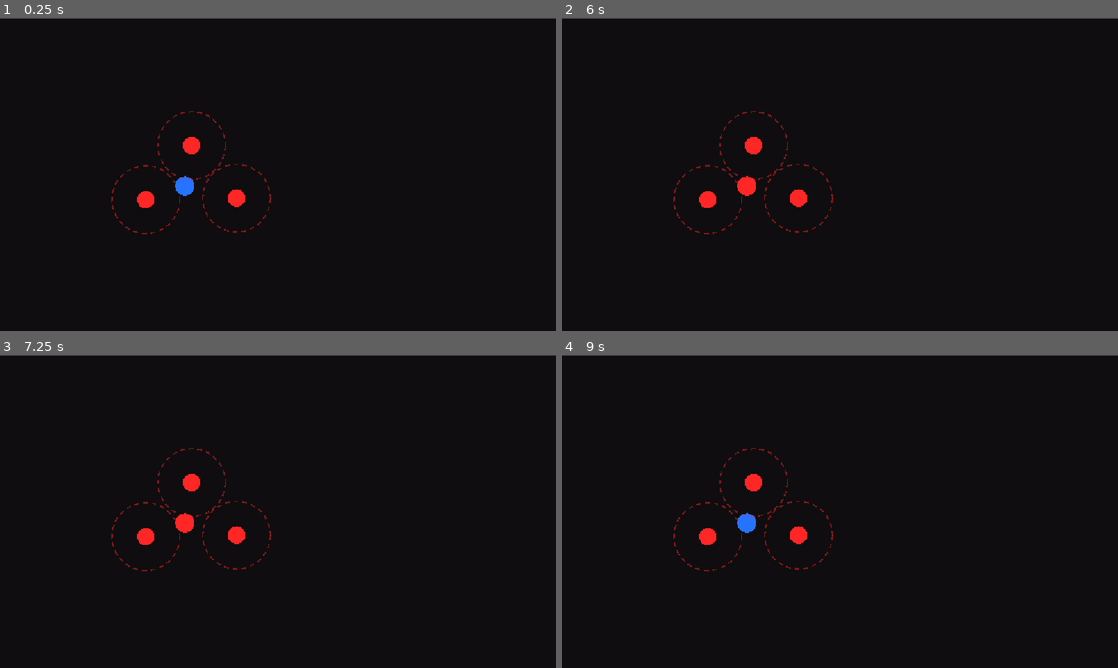
Above: before the commit, frames 1-4 (two rows, left to right).
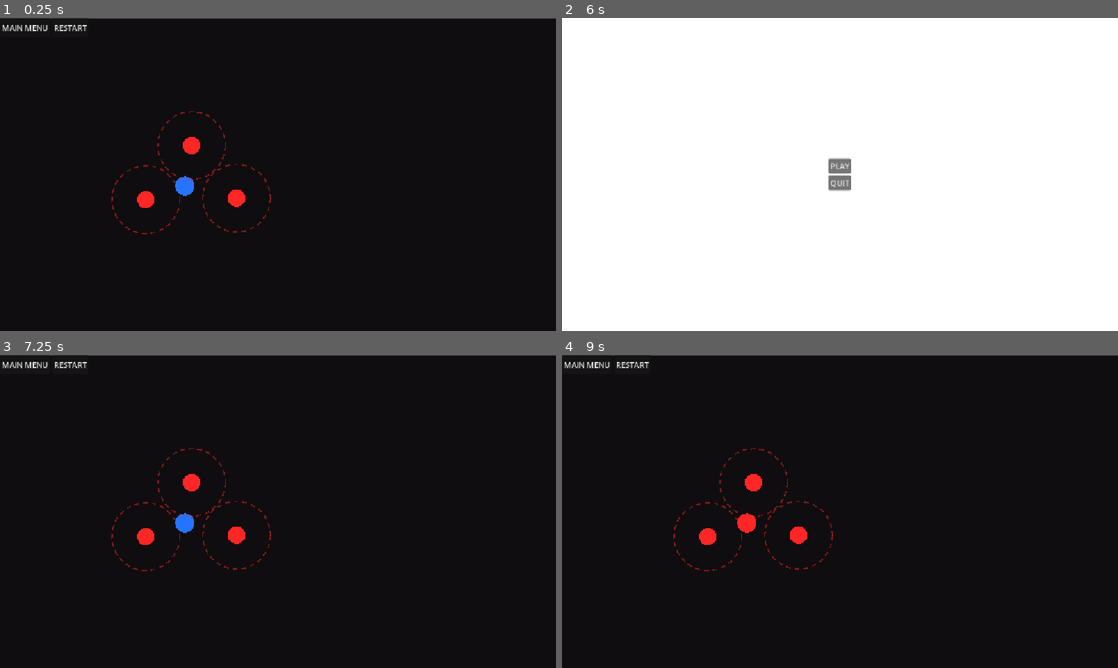
Above: after the commit, the same moments.

Repository: e-neuf/summer-summit-game-jam
Game: Godot game, scene res://levels/Level0.tscn
The game is run twice, just before and just after one commit, with the same random seed, the same clock (stepped at 60 frames per second) and the same inputs. Before the commit the project starts from res://levels/Level1.tscn. The engine's default icon, where the game draws it, is replaced by a stand-in: a white triangle on a blue panel in a dark square.
Inputs (mouse positions are in pixels of both pictures, inside the frame that each line leads up to):
- Up to frame 1 (0.25 s): no input
- Up to frame 2 (6 s): click (589, 27) at 0.5 s, where only the run after the commit has a clickable "MAIN MENU"; click (840, 165) at 1.25 s, where only the run after the commit has a clickable "PLAY"; click (634, 27) at 2 s, where only the run after the commit has a clickable "RESTART"; click (634, 27) at 2.75 s, where only the run after the commit has a clickable "RESTART"; click (634, 27) at 3.5 s, where only the run after the commit has a clickable "RESTART"; tap Enter at 4.25, 5.75 s; move the mouse to (701, 196) at 4.27 s; hold Right (move_right) 4.28-5.78 s; tap Space (flip_polarity) at 4.35, 5, 5.85 s; click (701, 196) at 4.42 s; tap W (jump) at 4.52, 5.27 s; move the mouse to (745, 143) at 5.02 s; click (745, 143) at 5.1 s; move the mouse to (789, 196) at 5.77 s; hold Left (move_left) from 5.78 s (still down); click (789, 196) at 5.92 s
- Up to frame 3 (7.25 s): release Left (move_left) at 6.5 s; click (278, 502) at 6.5 s, where only the run after the commit has a clickable "PLAY"
- Up to frame 4 (9 s): tap Space (flip_polarity) at 7.25, 8.1, 8.75 s; move the mouse to (812, 574) at 7.27 s; hold Right (move_right) 7.28-8.78 s; click (812, 574) at 7.35 s; tap W (jump) at 7.52, 8.27 s; tap Enter at 8 s; move the mouse to (1006, 558) at 8.02 s; click (1006, 558) at 8.17 s; move the mouse to (673, 464) at 8.77 s; hold Left (move_left) from 8.78 s (still down); click (673, 464) at 8.85 s

The runs differ from the first frame. In frame 1, 0.2% of the frame differs, in the area x 0-16%, y 0-5%; in frame 2, 100%, in the area x 0-100%, y 0-100%; in frame 3, 0.4%; in frame 4, 0.4%.
Error before the commit: Invalid access to property or key 'Main_ch' on a base object of type 'Node (Global.gd)'. (res://scripts/main_character.gd:36)

Commit message:
add base level with main menu and restart buttons

Diff:
--- /dev/null
+++ b/levels/BaseLevel.tscn
@@ -0,0 +1,27 @@
+[gd_scene format=3 uid="uid://dveyunc1b4yi2"]
+
+[ext_resource type="Script" uid="uid://b46qdd0m57h1q" path="res://scripts/level.gd" id="1_e1enx"]
+
+[node name="Node2D" type="Node2D" unique_id=1612004166]
+script = ExtResource("1_e1enx")
+
+[node name="Control" type="Control" parent="." unique_id=617980168]
+layout_mode = 3
+anchors_preset = 10
+anchor_right = 1.0
+grow_horizontal = 2
+
+[node name="HBoxContainer" type="HBoxContainer" parent="Control" unique_id=577890817]
+layout_mode = 0
+offset_right = 40.0
+offset_bottom = 40.0
+
+[node name="MainMenuButton" type="Button" parent="Control/HBoxContainer" unique_id=347191225]
+unique_name_in_owner = true
+layout_mode = 2
+text = "MAIN MENU"
+
+[node name="RestartButton" type="Button" parent="Control/HBoxContainer" unique_id=1339538234]
+unique_name_in_owner = true
+layout_mode = 2
+text = "RESTART"
--- /dev/null
+++ b/levels/Level0.tscn
@@ -0,0 +1,51 @@
+[gd_scene format=3 uid="uid://k2u8606lkgx"]
+
+[ext_resource type="PackedScene" uid="uid://dveyunc1b4yi2" path="res://levels/BaseLevel.tscn" id="1_oo2mb"]
+[ext_resource type="Script" uid="uid://ccrrm8jgpodv2" path="res://scripts/background_mood.gd" id="2_n5jrs"]
+[ext_resource type="PackedScene" uid="uid://c2fjiov5pxmvm" path="res://Object_Scenes[for duplication]/magentic_poles.tscn" id="3_3d6os"]
+[ext_resource type="PackedScene" uid="uid://cghyvyu2v4e41" path="res://Object_Scenes[for duplication]/main_character.tscn" id="4_fli3c"]
+
+[sub_resource type="RectangleShape2D" id="RectangleShape2D_4uic7"]
+size = Vector2(2400, 50)
+
+[node name="Node2D" unique_id=1612004166 instance=ExtResource("1_oo2mb")]
+
+[node name="BackgroundLayer" type="CanvasLayer" parent="." index="1" unique_id=1361556543]
+layer = -10
+
+[node name="Background" type="ColorRect" parent="BackgroundLayer" index="0" unique_id=1170369391]
+anchors_preset = 15
+anchor_right = 1.0
+anchor_bottom = 1.0
+offset_left = -1.0
+offset_top = 2.0
+offset_right = -1.0
+offset_bottom = 2.0
+grow_horizontal = 2
+grow_vertical = 2
+mouse_filter = 2
+color = Color(0.06, 0.05, 0.06, 1)
+script = ExtResource("2_n5jrs")
+
+[node name="Magentic Poles2" parent="." index="2" unique_id=1547105525 instance=ExtResource("3_3d6os")]
+position = Vector2(302, 376)
+polarity = -1
+
+[node name="Main Character" parent="." index="3" unique_id=273780980 instance=ExtResource("4_fli3c")]
+position = Vector2(383, 348)
+
+[node name="Floor" type="StaticBody2D" parent="." index="4" unique_id=336076818]
+position = Vector2(0, 450)
+
+[node name="CollisionShape2D" type="CollisionShape2D" parent="Floor" index="0" unique_id=1748394429]
+shape = SubResource("RectangleShape2D_4uic7")
+
+[node name="Magentic Poles3" parent="." index="5" unique_id=1459443249 instance=ExtResource("3_3d6os")]
+position = Vector2(397, 264)
+polarity = -1
+
+[node name="Magentic Poles" parent="." index="6" unique_id=1551102258 instance=ExtResource("3_3d6os")]
+position = Vector2(490, 373)
+polarity = -1
+
+[connection signal="input_event" from="Magentic Poles" to="Magentic Poles" method="_on_input_event"]
--- a/levels/Level1.tscn
+++ b/levels/Level1.tscn
@@ -7,7 +7,7 @@
 [sub_resource type="RectangleShape2D" id="RectangleShape2D_ii6ve"]
 size = Vector2(2400, 50)
 
-[node name="Node2D" type="Node2D" unique_id=1649957301]
+[node name="Node2D2" type="Node2D" unique_id=1649957301]
 
 [node name="BackgroundLayer" type="CanvasLayer" parent="." unique_id=343986801]
 layer = -10
--- a/project.godot
+++ b/project.godot
@@ -11,7 +11,7 @@
 [application]
 
 config/name="SSGJTEst"
-run/main_scene="uid://rid3t6xsrtbw"
+run/main_scene="uid://k2u8606lkgx"
 config/features=PackedStringArray("4.7", "GL Compatibility")
 config/icon="res://icon.svg"
 
--- /dev/null
+++ b/scripts/level.gd
@@ -0,0 +1,20 @@
+extends Node2D
+
+const MAIN_MENU = "res://main_menu.tscn"
+
+# Called when the node enters the scene tree for the first time.
+func _ready() -> void:
+	%MainMenuButton.pressed.connect(return_to_menu)
+	%RestartButton.pressed.connect(restart_level)
+
+
+# Called every frame. 'delta' is the elapsed time since the previous frame.
+func _process(delta: float) -> void:
+	pass
+
+func return_to_menu() -> void:
+	get_tree().change_scene_to_file(MAIN_MENU)
+
+func restart_level() -> void:
+	#todo
+	print("Restart button pressed")
--- a/scripts/main_character.gd
+++ b/scripts/main_character.gd
@@ -33,7 +33,6 @@
 	return POSITIVE_COLOR if polarity > 0 else NEGATIVE_COLOR
 
 func _ready() -> void:
-	Global.Main_ch
 	_update_visual()
 
 func _draw() -> void:
--- a/scripts/main_menu.gd
+++ b/scripts/main_menu.gd
@@ -1,6 +1,6 @@
 extends Control
 
-const LEVEL_ONE = "res://levels/Level1.tscn"
+const LEVEL_ONE = "res://levels/Level0.tscn"
 
 # Called when the node enters the scene tree for the first time.
 func _ready() -> void:
Not shown: 1 places in levels/Level1.tscn that only renumber resources
Not shown: 1 places in main_menu.tscn that only renumber resources
Not shown, added: scripts/level.gd.uid
Not shown, added: scripts/main_menu.gd.uid
Not shown, changed: README.md
